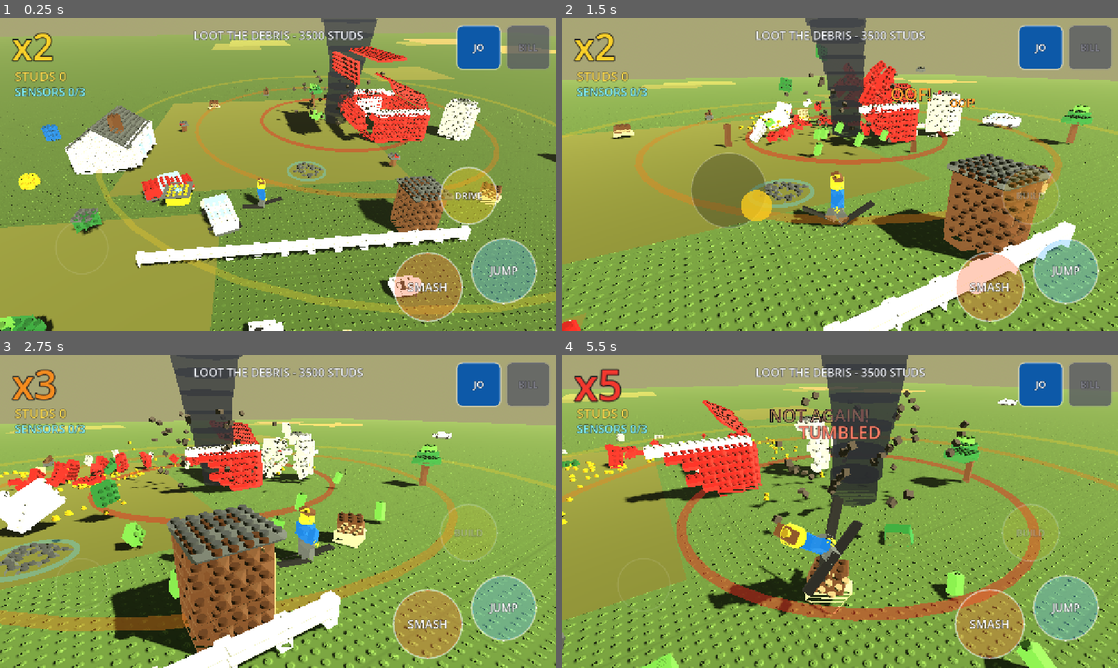
Above: before the commit, frames 1-4 (two rows, left to right).
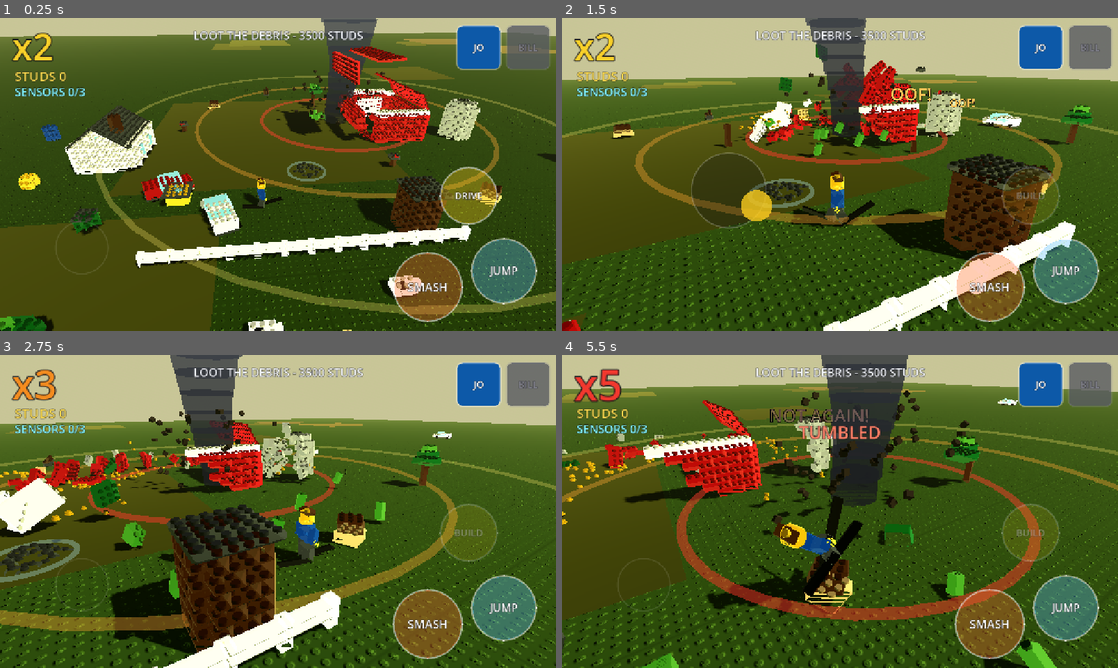
Above: after the commit, the same moments.

Repository: lybyerc-lab/BrickStorm
Game: Godot game, scene res://scenes/main.tscn
The game is run twice, just before and just after one commit, with the same random seed, the same clock (stepped at 60 frames per second) and the same inputs.
Inputs (mouse positions are in pixels of both pictures, inside the frame that each line leads up to):
- Up to frame 1 (0.25 s): no input
- Up to frame 2 (1.5 s): drag from (689, 221) to (895, 105) at 0.52 s; drag from (728, 190) to (812, 237) at 1.27 s
- Up to frame 3 (2.75 s): move the mouse to (333, 442) at 2.02 s; hold D from 2.03 s (still down)
- Up to frame 4 (5.5 s): release D at 2.75 s; drag from (812, 574) to (673, 464) at 2.77 s; move the mouse to (1006, 558) at 3.52 s; hold A 3.53-4.25 s; tap Space at 3.77 s; drag from (673, 464) to (756, 433) at 4.27 s; move the mouse to (867, 511) at 5.02 s; hold S from 5.03 s (still down); click (867, 511) at 5.17 s

The runs differ from the first frame. In frame 1, 88% of the frame differs, in the area x 0-100%, y 0-100%; in frame 2, 86%; in frame 3, 85%; in frame 4, 87%.

Commit message:
Fix the exposure: 97% of the minifig was clipped to white
The user compared our minifig against the demo reference and said it was
way off. It was, and it was not the model.

Isolating the head in each image: 97.5% of ours was clipped to pure white
against 0.0% for the demo, with a tonal spread of 2.1% against 20.9%. There
was no shading on the head at all - a flat blown-out yellow. A surface with
no tonal range reads as a toy rather than a photographed model, and no
amount of work on the geometry would have fixed it.

Two causes. There was no tonemapper, so Godot ran linear and everything
above 1.0 simply flatlined. And the sun was about four times too strong at
1.45, on a palette whose brightest albedos are 0.94-0.96. Now ACES
tonemapping, sun 0.35, ambient 0.75, which puts head clipping under 10%.

THE INSTRUMENT WAS WRONG TWICE BEFORE IT WAS RIGHT, and the wrong numbers
were convincing. A byte-for-byte comparison of the two PNGs returned 0.41%
matching, which is what two unrelated files score, because PNG is
compressed - it measures nothing about the image. Then the first head mask
thresholded on BRIGHTNESS, so dimming the lights just made it select fewer
and brighter pixels and every statistic stayed pinned; halving the sun
appeared to change nothing, which is impossible. Then the second mask
admitted the green baseplate, since green also has r > b, and inflated the
sample to 92% of the crop. The mask now selects by hue and dumps an image
that gets looked at before any number from it is trusted.

The final numbers are also noisy: identical settings measured 0.0% clipped
on one run and 10.4% on the next, because captures are seeded for world
layout but physics still diverges and the figure catches the sun
differently. Run-to-run variance is about ten percentage points. So the move
from 97% to under 10% is real and far outside that; the difference between
0% and 10% is not, and the last calibration passes were fitting noise.
Recorded rather than dressed up as precision.

SELFTEST OK. ANCHORS OK, 70 registered.

Co-Authored-By: Claude Opus 5 <noreply@anthropic.com>
Claude-Session: https://claude.ai/code/session_01YLJyoz1WP6nTpXYtKWyGZo

Diff:
--- a/scripts/main.gd
+++ b/scripts/main.gd
@@ -169,7 +169,19 @@
 	env.reflected_light_source = Environment.REFLECTION_SOURCE_SKY
 	# Energy is the one global dimmer over every ambient-lit surface, which is
 	# what TT drive with sceneAmbientColor.a when a level goes indoors.
-	env.ambient_light_energy = 2.6
+	env.ambient_light_energy = 0.75
+
+	# A TONEMAPPER, because without one Godot is linear and everything above
+	# 1.0 simply flatlines. Measured against the demo: 97.5% of our minifig's
+	# head was clipped to pure white with a tonal spread of 2.1%, where the
+	# demo's face clips 0.0% and spreads 20.9%. The model was never the
+	# problem - the exposure was, and a flat blown-out surface is exactly what
+	# reads as a toy rather than a photographed model.
+	# ACES rolls the highlights off instead of cutting them, so a bright yellow
+	# head keeps its shading; tonemap_white sets how much headroom there is
+	# above 1.0 before anything is lost at all.
+	env.tonemap_mode = Environment.TONE_MAPPER_ACES
+	env.tonemap_white = 1.6
 	env.fog_enabled = true
 	env.fog_light_color = Color(0.66, 0.65, 0.46)
 	env.fog_density = 0.0009
@@ -179,7 +191,7 @@
 
 	var sun := DirectionalLight3D.new()
 	sun.rotation_degrees = Vector3(-46, 38, 0)
-	sun.light_energy = 1.45
+	sun.light_energy = 0.35
 	sun.light_color = Color(1.0, 0.96, 0.88)
 	sun.shadow_enabled = true
 	add_child(sun)
Not shown, changed: Docs/DECISION_LOG.md
